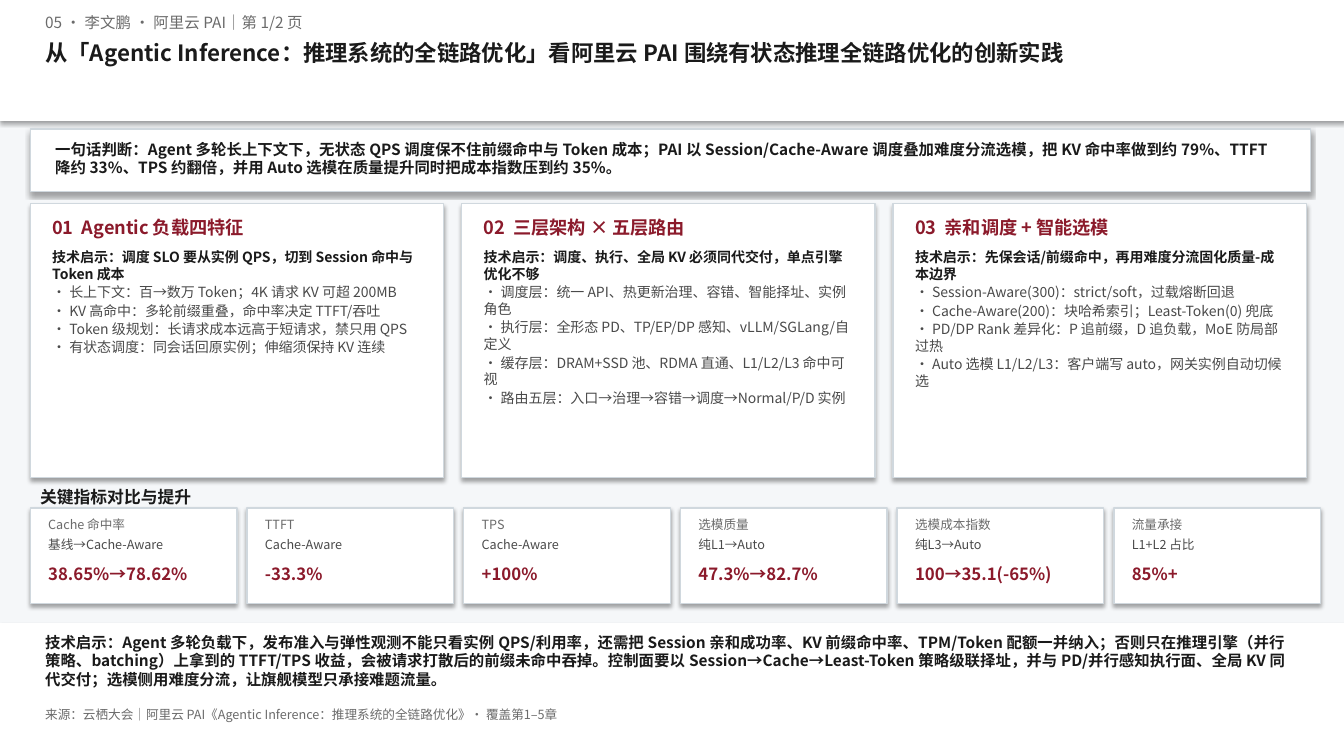
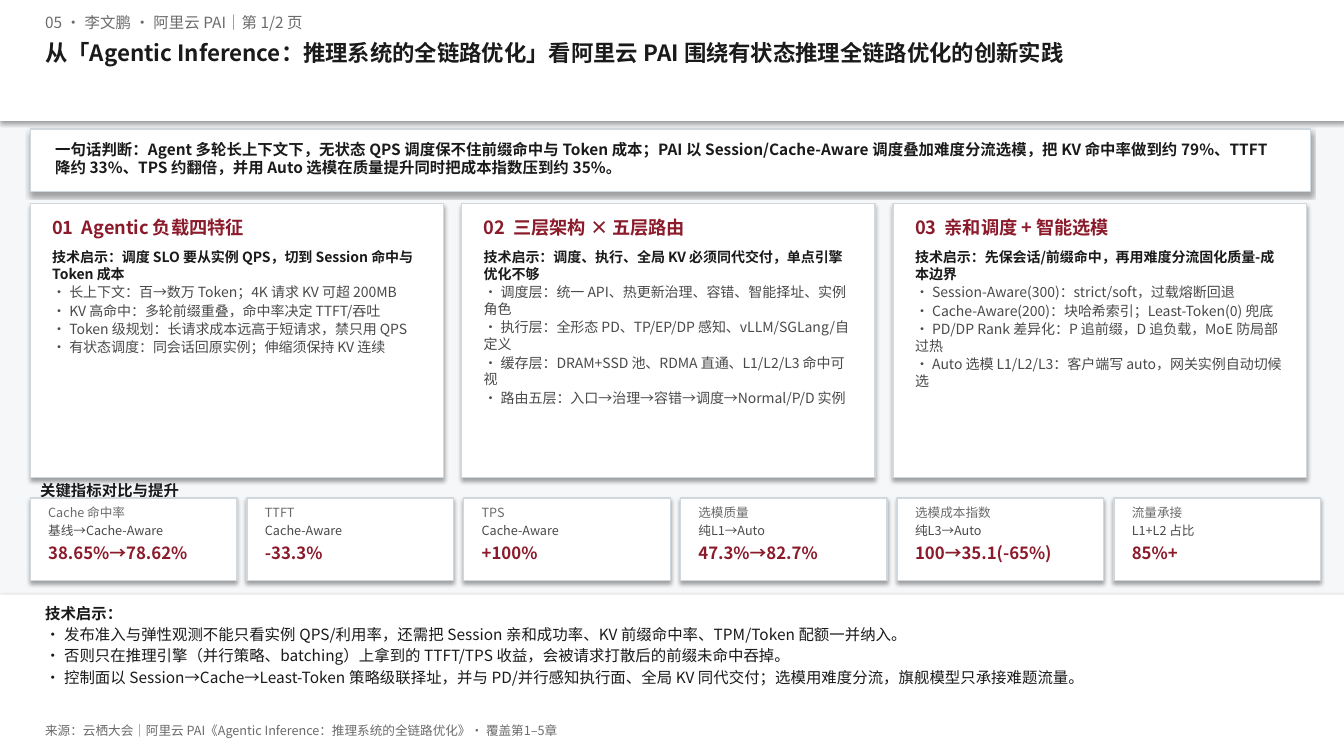
Before and after one commit to Annie-Summer/Kthena, a slide deck: slide 1 of yunqi-2026-pai-forum/docs/洞察一页-05-Agentic Inference：从议题看有状态推理全链路优化.pptx. Drawn at 1344x756 pixels with LibreOffice and Linux fonts; fonts in the diff are those of the drawing. Boxes give left, top, right and bottom in pixels: in the first picture for what was removed or moved away, otherwise in the second. Text is boxed around its words. In the diff, an @@ line names an element or a change of style, - is before the commit and + after.

```diff
--- a/yunqi-2026-pai-forum/docs/洞察一页-05-Agentic Inference：从议题看有状态推理全链路优化.pptx
+++ b/yunqi-2026-pai-forum/docs/洞察一页-05-Agentic Inference：从议题看有状态推理全链路优化.pptx
@@ text "关键指标对比与提升" at bbox=[40, 483, 179, 500]: size 12 to 11 pt @@
@@ rectangle: place and size @@
-rectangle at bbox=[30, 508, 237, 604]
+rectangle at bbox=[30, 498, 237, 581]
@@ rectangle: place and size @@
-rectangle at bbox=[247, 508, 454, 604]
+rectangle at bbox=[247, 498, 454, 581]
@@ rectangle: place and size @@
-rectangle at bbox=[464, 508, 670, 604]
+rectangle at bbox=[464, 498, 670, 581]
@@ rectangle: place and size @@
-rectangle at bbox=[681, 508, 887, 604]
+rectangle at bbox=[681, 498, 887, 581]
@@ rectangle: place and size @@
-rectangle at bbox=[897, 508, 1104, 604]
+rectangle at bbox=[897, 498, 1104, 581]
@@ rectangle: place and size @@
-rectangle at bbox=[1114, 508, 1321, 604]
+rectangle at bbox=[1114, 498, 1321, 581]
@@ 6 texts: place and size @@
-6 texts at bbox=[48, 518, 1182, 530]
+6 texts at bbox=[48, 506, 1182, 518]
@@ text "基线→Cache-Aware": place and size @@
-text "基线→Cache-Aware" at bbox=[48, 538, 163, 550]
+text "基线→Cache-Aware" at bbox=[48, 524, 163, 536]
@@ text "Cache-Aware": place and size @@
-text "Cache-Aware" at bbox=[265, 539, 342, 549]
+text "Cache-Aware" at bbox=[265, 525, 342, 535]
@@ text "Cache-Aware": place and size @@
-text "Cache-Aware" at bbox=[482, 539, 559, 549]
+text "Cache-Aware" at bbox=[482, 525, 559, 535]
@@ text "纯L1→Auto": place and size @@
-text "纯L1→Auto" at bbox=[698, 538, 765, 550]
+text "纯L1→Auto" at bbox=[698, 524, 765, 536]
@@ text "纯L3→Auto": place and size @@
-text "纯L3→Auto" at bbox=[915, 538, 982, 550]
+text "纯L3→Auto" at bbox=[915, 524, 982, 536]
@@ text "L1+L2 占比": place and size @@
-text "L1+L2 占比" at bbox=[1132, 538, 1194, 550]
+text "L1+L2 占比" at bbox=[1132, 524, 1194, 536]
@@ 6 texts: place and size @@
-6 texts at bbox=[48, 566, 1178, 584]
+6 texts at bbox=[48, 545, 1178, 563]
@@ rectangle: place and size @@
-rectangle at bbox=[0, 623, 1344, 756]
+rectangle at bbox=[0, 595, 1344, 756]
@@ text at bbox=[45, 606, 1084, 686]: text changed; bold off @@
-技术启示：Agent 多轮负载下，发布准入与弹性观测不能只看实例 QPS/利用率，还需把 Session 亲和成功率、KV 前缀命中率、TPM/Token 配额一并纳入；否则只在推理引擎（并行策略、batching）上拿到的 TTFT/TPS 收益，会被请求打散后的前缀未命中吞掉。控制面要以 Session→Cache→Least-Token 策略级联择址，并与 PD/并行感知执行面、全局 KV 同代交付；选模侧用难度分流，让旗舰模型只承接难题流量。
+技术启示：
+• 发布准入与弹性观测不能只看实例 QPS/利用率，还需把 Session 亲和成功率、KV 前缀命中率、TPM/Token 配额一并纳入。
+• 否则只在推理引擎（并行策略、batching）上拿到的 TTFT/TPS 收益，会被请求打散后的前缀未命中吞掉。
+• 控制面以 Session→Cache→Least-Token 策略级联择址，并与 PD/并行感知执行面、全局 KV 同代交付；选模用难度分流，旗舰模型只承接难题流量。
@@ text "来源：云栖大会｜阿里云 PAI《Agentic Inference：推理系统的全链路优化》· 覆盖第1–5章": place and size @@
-text "来源：云栖大会｜阿里云 PAI《Agentic Inference：推理系统的全链路优化》· 覆盖第1–5章" at bbox=[45, 708, 557, 722]
+text "来源：云栖大会｜阿里云 PAI《Agentic Inference：推理系统的全链路优化》· 覆盖第1–5章" at bbox=[45, 724, 557, 738]
```
Also in this commit, not shown: 1 other slide changed, 4 other files.
